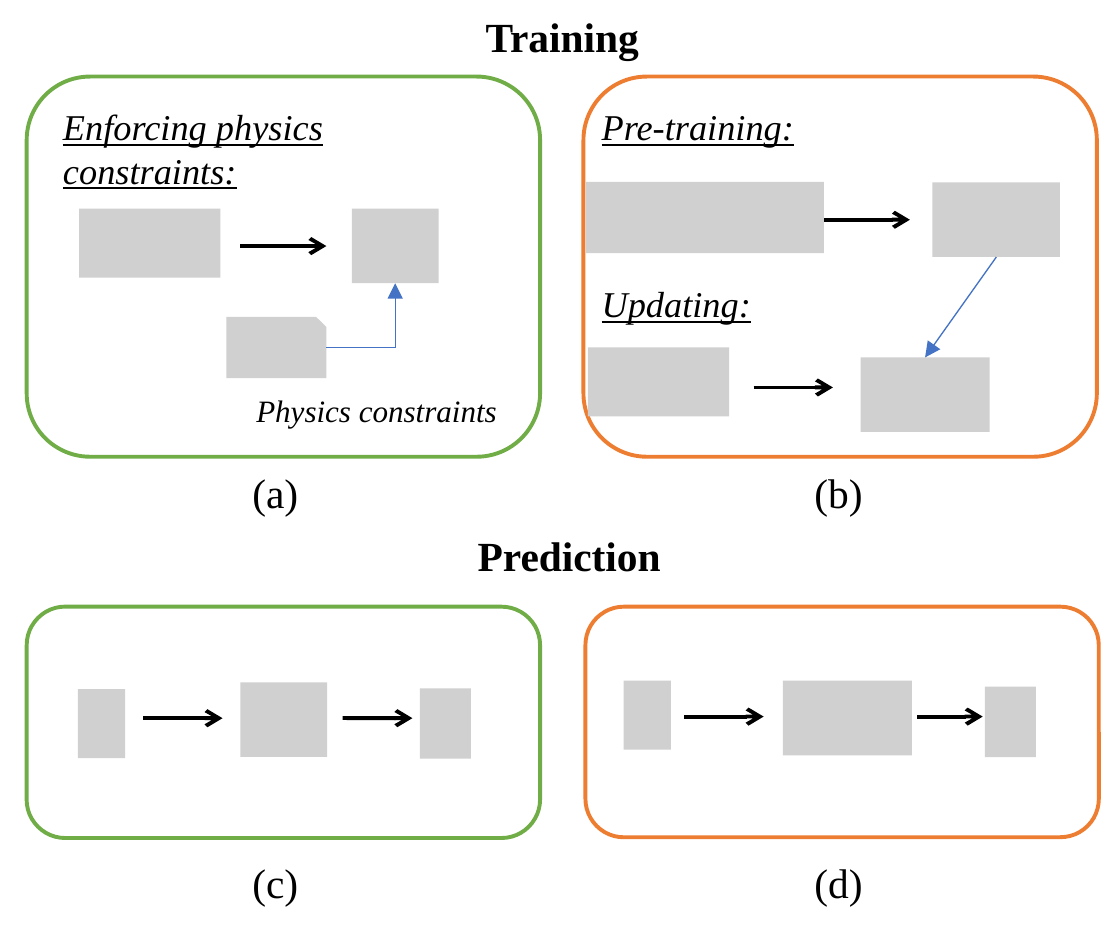
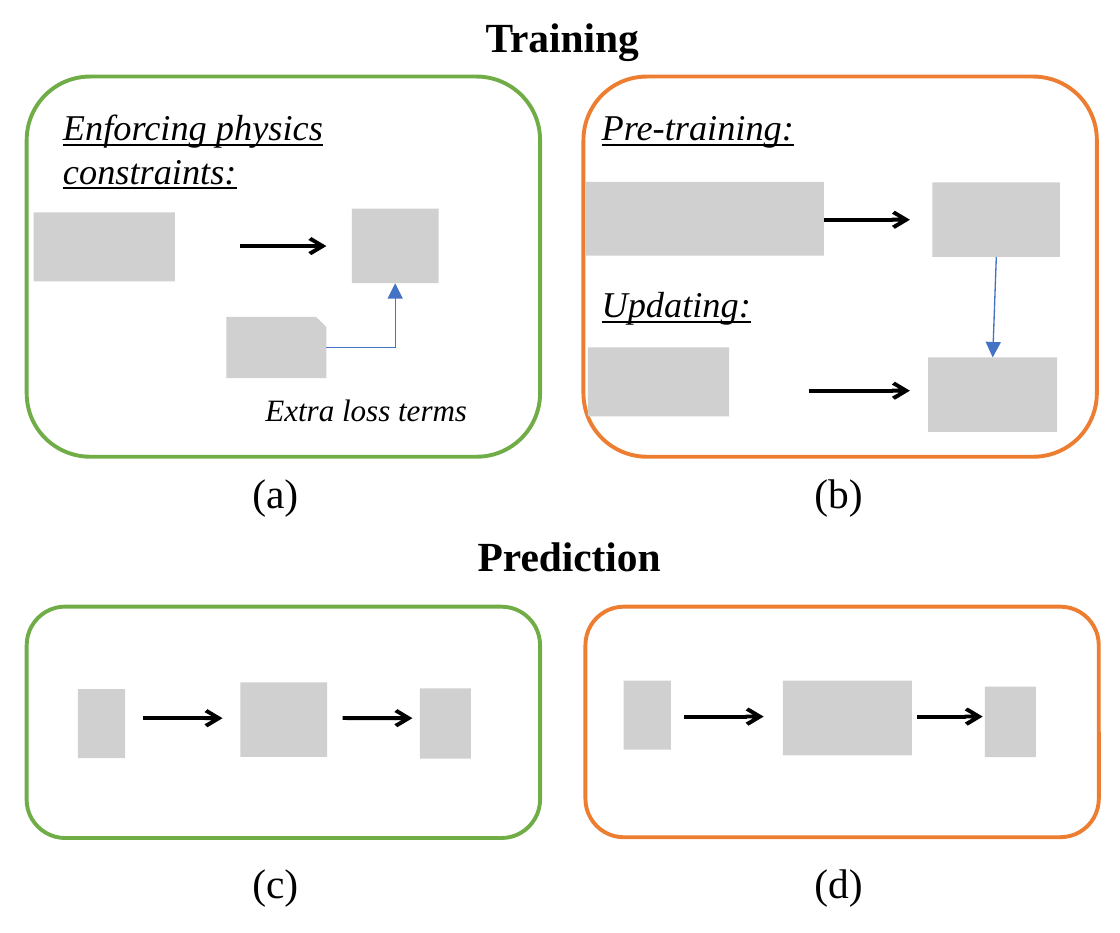
Before and after one commit to berkcan1992/PIML_GSA, a slide deck: slide 1 of paper/Figs/PIML_strategies_v2.pptx. Drawn at 1120x933 pixels with LibreOffice and Linux fonts; fonts in the diff are those of the drawing; grey boxes stand for pictures. Boxes give left, top, right and bottom in pixels: in the first picture for what was removed or moved away, otherwise in the second. Text is boxed around its words. In the diff, an @@ line names an element or a change of style, - is before the commit and + after.

```diff
--- a/paper/Figs/PIML_strategies_v2.pptx
+++ b/paper/Figs/PIML_strategies_v2.pptx
@@ picture: place and size @@
-picture at box(586, 181, 825, 252)
+picture at box(586, 181, 825, 256)
@@ picture: place and size @@
-picture at box(78, 209, 220, 278)
+picture at box(34, 213, 175, 282)
@@ arrow moved from (997, 258) - (926, 358) to (997, 258) - (993, 358) @@
@@ picture: place and size @@
-picture at box(861, 358, 989, 433)
+picture at box(928, 358, 1057, 433)
@@ text at box(265, 399, 467, 422): text changed @@
-Physics constraints
+Extra loss terms
@@ arrow moved from (754, 388) - (833, 388) to (808, 390) - (909, 390) @@
```
Also in this commit, not shown: 39 other files.
